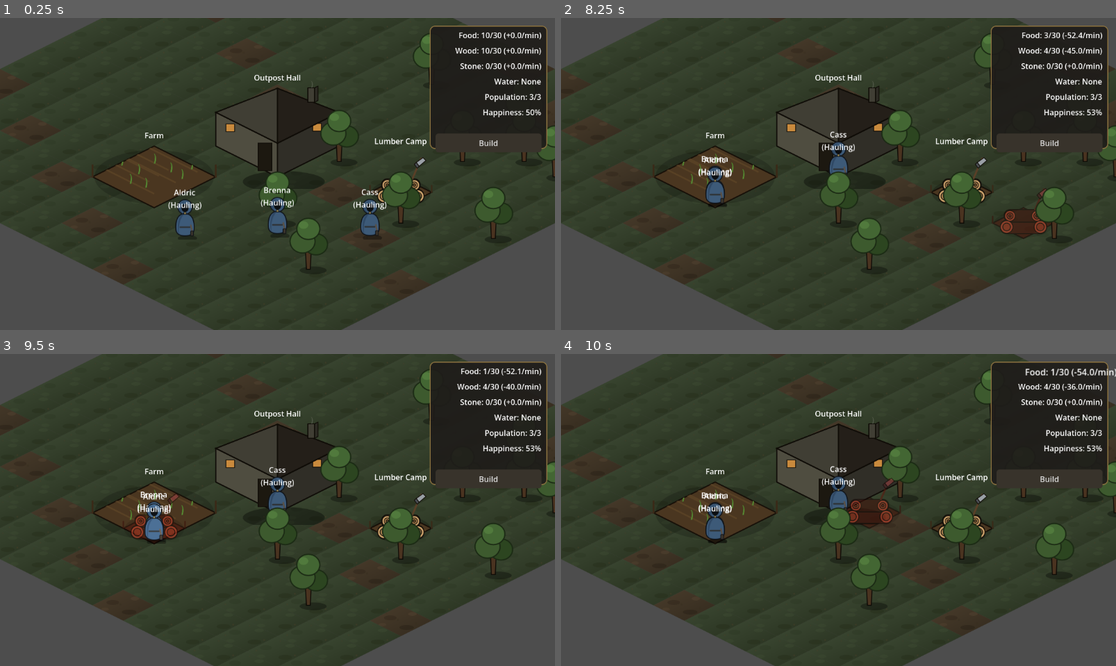
Above: before the commit, frames 1-4 (two rows, left to right).
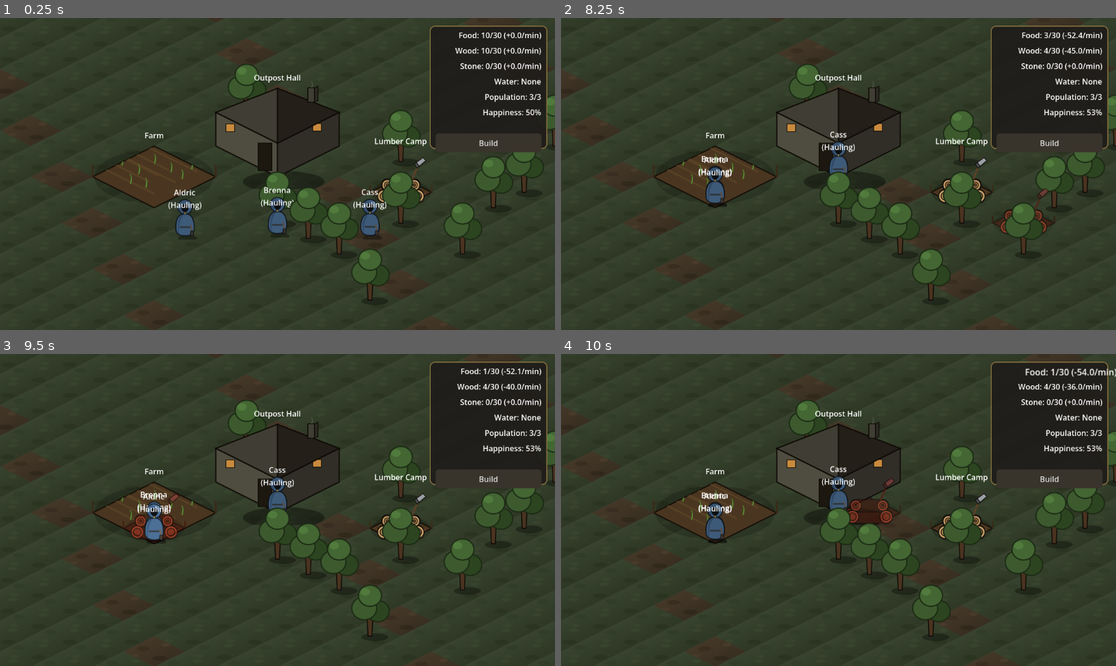
Above: after the commit, the same moments.

Repository: Quarles99/outpost_survival
Game: Godot game, scene res://scenes/base/Base.tscn
The game is run twice, just before and just after one commit, with the same random seed, the same clock (stepped at 60 frames per second) and the same inputs.
Inputs (mouse positions are in pixels of both pictures, inside the frame that each line leads up to):
- Up to frame 1 (0.25 s): no input
- Up to frame 2 (8.25 s): click "Build" at 0.5 s; click "1" at 1.25 s; click "Build" at 2 s; click "2" at 2.75 s; click "Build" at 3.5 s; click "3" at 4.25 s; tap Enter at 5 s; drag from (838, 133) to (716, 174) at 5.02 s; drag from (727, 183) to (838, 133) at 5.77 s; move the mouse to (716, 186) at 6.52 s; tap 1 at 6.6, 8.1 s; click (716, 186) at 6.67 s; drag from (838, 158) to (960, 174) at 7.27 s; move the mouse to (1005, 220) at 8.02 s; click (1005, 220) at 8.17 s
- Up to frame 3 (9.5 s): tap Space at 8.75 s; drag from (111, 463) to (155, 522) at 8.77 s
- Up to frame 4 (10 s): tap Enter at 9.5 s; move the mouse to (866, 510) at 9.52 s; tap 1 at 9.6 s; click (866, 510) at 9.67 s

The runs differ from the first frame. In frame 1, 20% of the frame differs, in the area x 0-100%, y 0-100%; in frame 2, 20%; in frame 3, 20%; in frame 4, 20%.

Commit message:
Increase playable map to 28x28 (4x area)
WorldGrid's bounds and RtsCamera's pan limits were already derived
dynamically from IsoGround's exported size, so this is purely a data
change in Base.tscn (14x14 -> 28x28). start_x/start_y shift from -5 to
-12 so the map grows symmetrically around the existing fixed buildings
rather than only outward in one direction.

Co-Authored-By: Claude Sonnet 5 <noreply@anthropic.com>

Diff:
--- a/scenes/base/Base.tscn
+++ b/scenes/base/Base.tscn
@@ -25,10 +25,10 @@
 
 [node name="IsoGround" parent="." instance=ExtResource("9")]
 position = Vector2(576, 170)
-start_x = -5
-start_y = -5
-width = 14
-depth = 14
+start_x = -12
+start_y = -12
+width = 28
+depth = 28
 
 [node name="OutpostHall" parent="." instance=ExtResource("13")]
 position = Vector2(576, 298)
Not shown, changed: Implement_Next.txt
Not shown, changed: docs/roadmap.md
Not shown, changed: docs/stats.md
